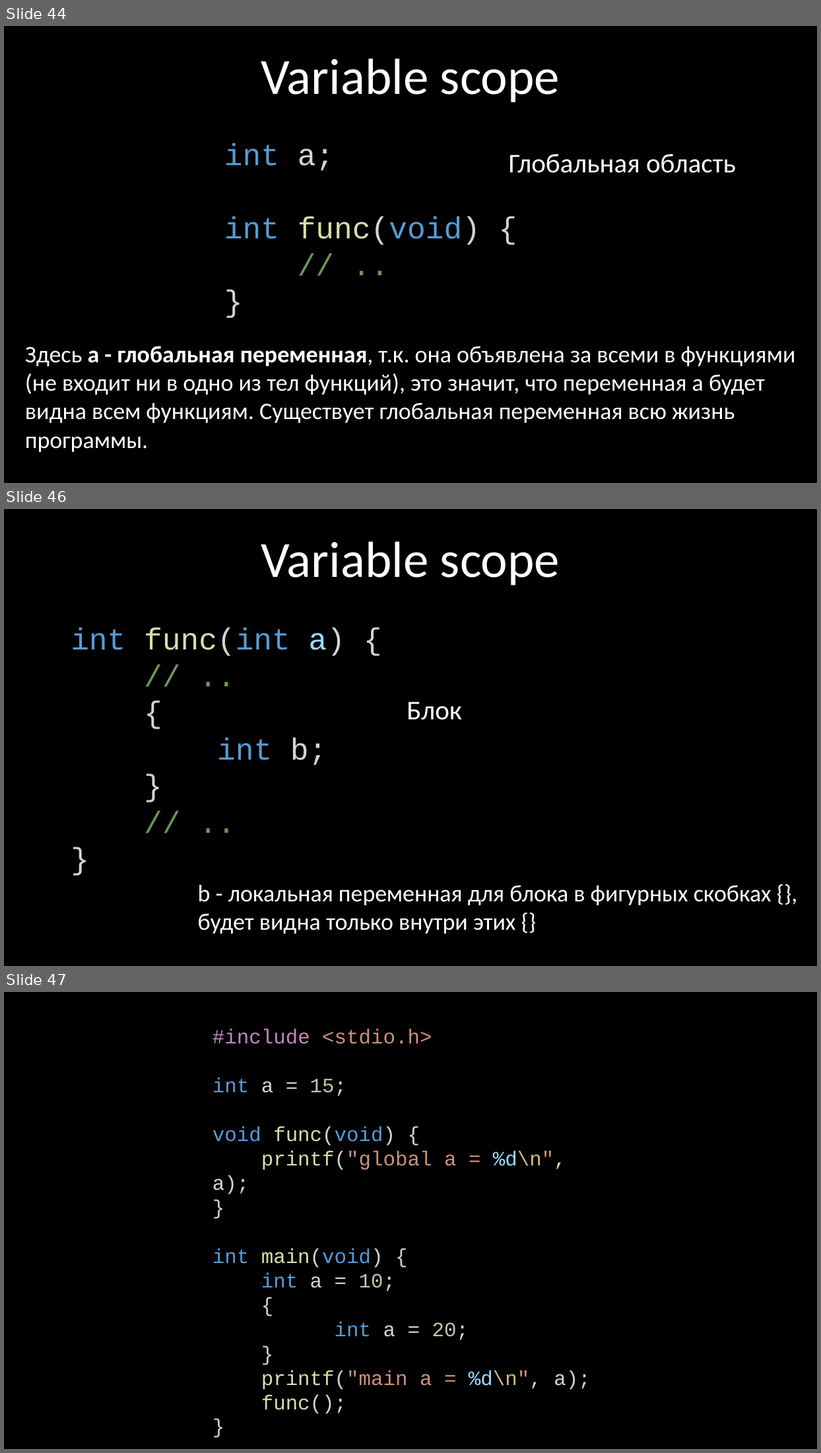
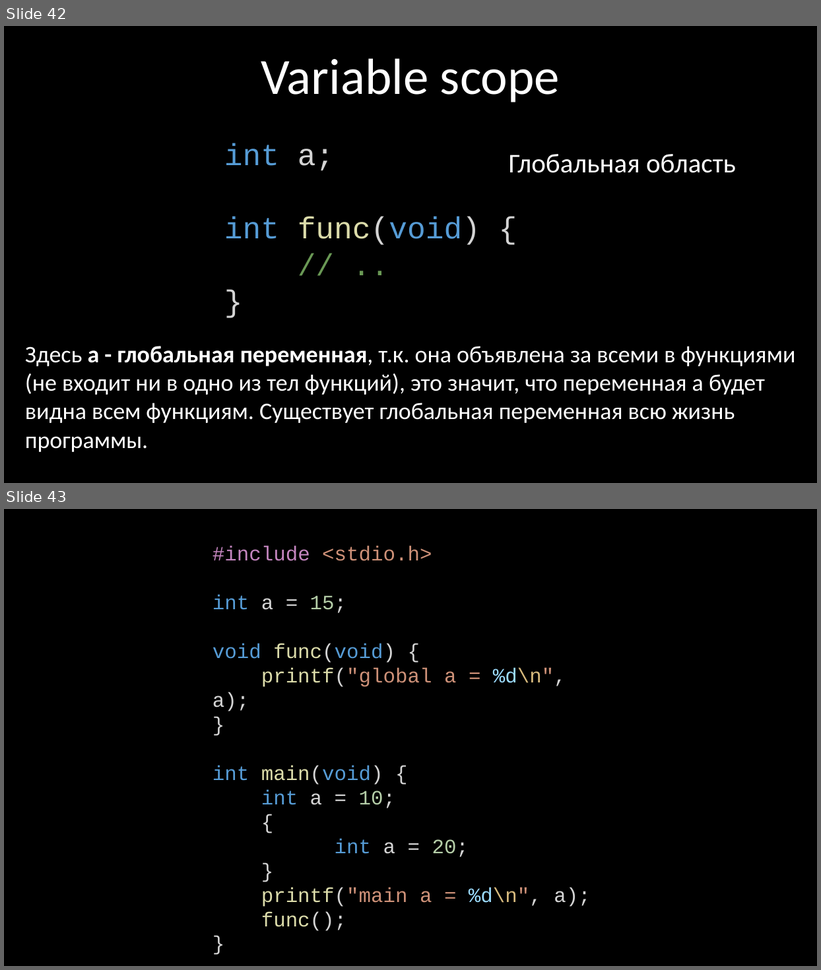
Before and after one commit to kruffka/C-Programming, a slide deck: 6_pointers/6_pointers.pptx. Shown one above the other, each under a label of ours: slides 44, 46 and 47 before the commit, slides 42 and 43 after it; the slides between them are not shown. The pictures are 821x1453 and 821x970 pixels, drawn with LibreOffice and Linux fonts; fonts in the diff are those of the drawing. Boxes give left, top, right and bottom in pixels: in the first picture for what was removed or moved away, otherwise in the second. Text is boxed around its words. In the diff, an @@ line names an element or a change of style, - is before the commit and + after.

```diff
--- a/6_pointers/6_pointers.pptx
+++ b/6_pointers/6_pointers.pptx
@@ slide 46 removed at (4, 509, 817, 966), background #000000 @@
@@ text removed at (261, 541, 560, 586) @@
-Variable scope
@@ text removed at (71, 628, 345, 765) @@
-int func(int a) {
-// ..
-{
-int b;
-}
-// ..
-}
@@ text removed at (407, 702, 462, 720) @@
-Блок
@@ text removed at (198, 885, 772, 934) @@
-b - локальная переменная для блока в фигурных скобках {}, будет видна только внутри этих {}
@@ what was slide 44 is now slide 42 @@
@@ what was slide 47 is now slide 43 @@
```
Also in this commit, not shown: 8 slides changed, 4 other slides removed, 18 other files.
